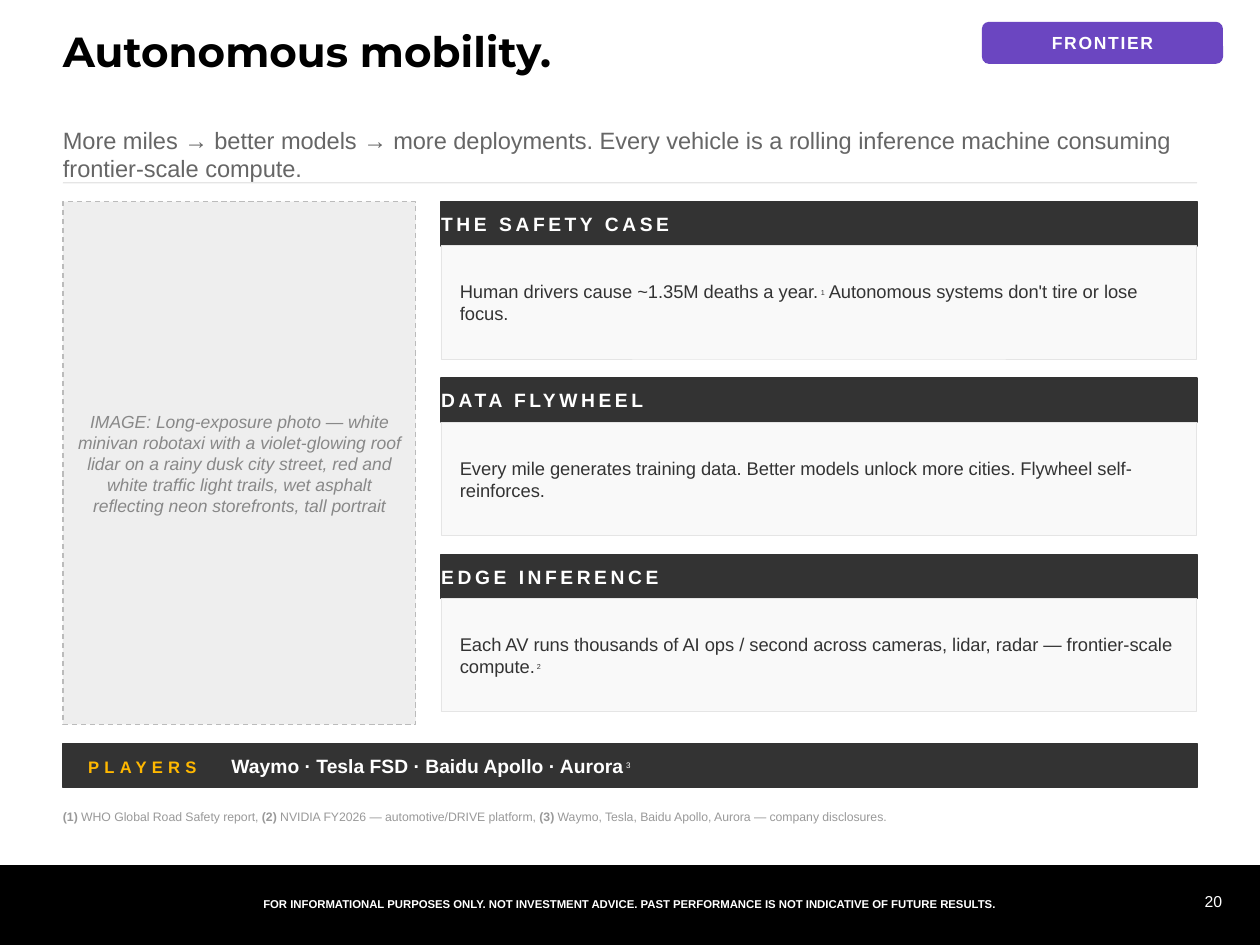
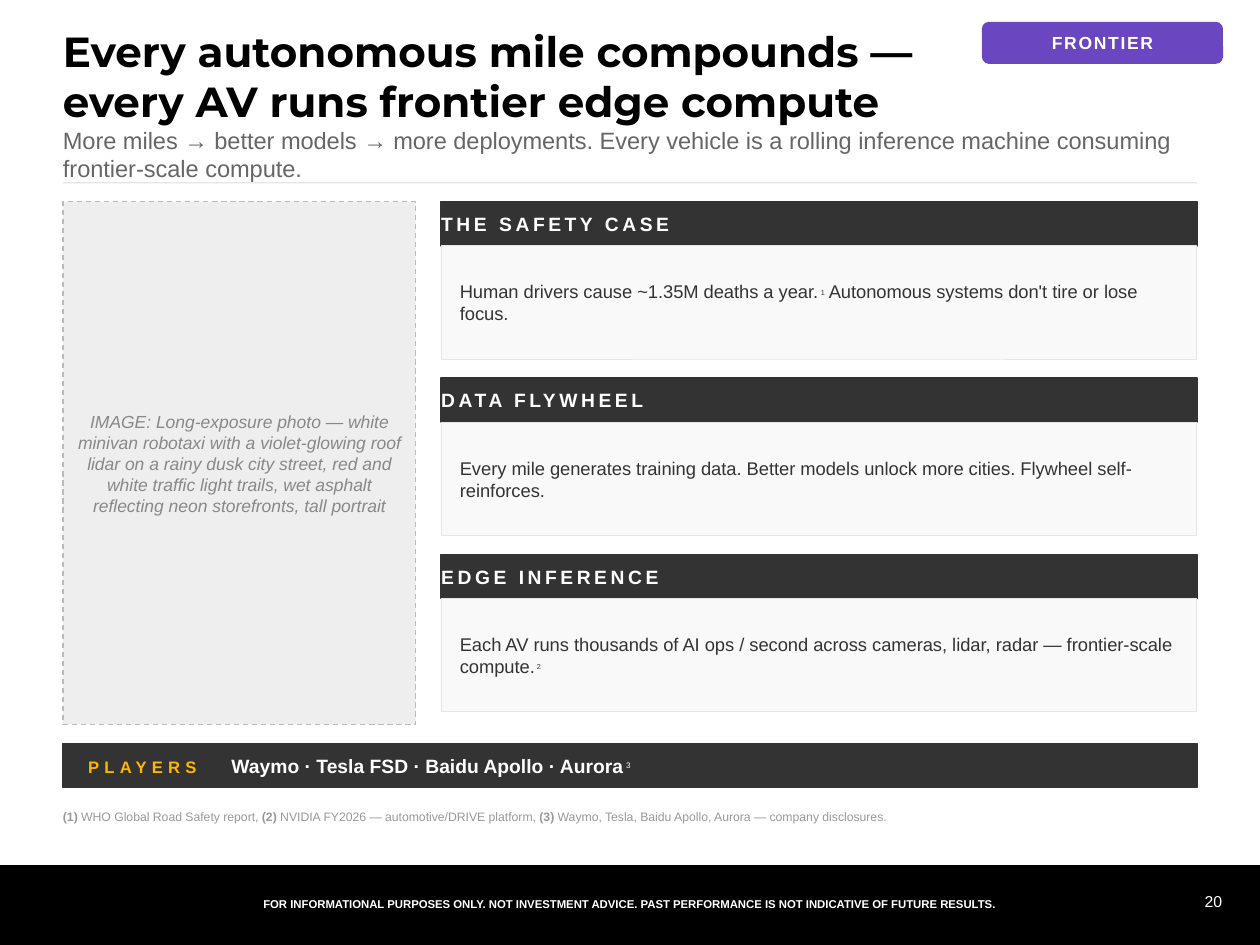
Before and after one commit to samuelcmcclellan-cell/ai-markets-deck, a slide deck: slide 20 of ai-markets-deck.pptx. Drawn at 1260x945 pixels with LibreOffice and Linux fonts; fonts in the diff are those of the drawing. Boxes give left, top, right and bottom in pixels: in the first picture for what was removed or moved away, otherwise in the second. Text is boxed around its words. In the diff, an @@ line names an element or a change of style, - is before the commit and + after.

```diff
--- a/ai-markets-deck.pptx
+++ b/ai-markets-deck.pptx
@@ text at (63, 34, 879, 126): text changed @@
-Autonomous mobility.
+Every autonomous mile compounds — every AV runs frontier edge compute
```
Also in this commit, not shown: 17 other slides changed, 20 other files.
